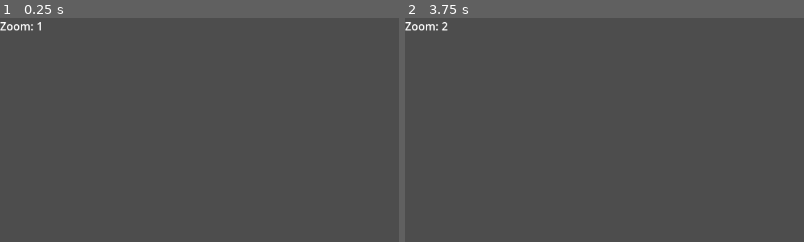
Above: before the commit, frames 1-2 (left to right).
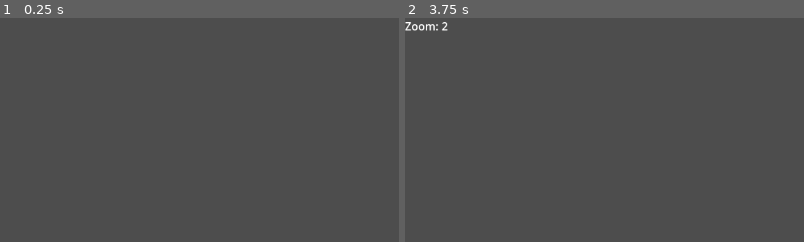
Above: after the commit, the same moments.

Repository: USER1012007/ElvisTec
Game: Godot game, scene res://main.tscn
Same seed, same stepped clock (60 frames per second), same inputs: the game is played once before the commit and once after it.
Inputs (mouse positions are % of the whole screen's width and height, from its top left):
- Up to frame 1 (0.25 s): no input
- Up to frame 2 (3.75 s): tap Enter at 0.5, 2, 3.5 s; move the mouse to (72, 45) at 0.52 s; hold Right (ui_right) 0.53-1.28 s; hold S (camera_down) 0.53-1.28 s; click (72, 45) at 0.67 s; tap Space at 1.25, 2.75 s; move the mouse to (30, 55) at 1.27 s; hold Down (ui_down) 1.28-2.03 s; tap A (camera_left) at 1.35 s; move the mouse to (60, 28) at 2.02 s; hold Right (ui_right) 2.03-2.78 s; hold D (camera_right) 2.03-2.78 s; move the mouse to (45, 70) at 2.77 s; hold Up (ui_up) 2.78-3.53 s; tap W (camera_up) at 2.85 s; click (45, 70) at 2.92 s; move the mouse to (80, 65) at 3.52 s; hold Left (ui_left) from 3.53 s (still down); tap Mouse wheel up (planetas_acercar_zoom) at 3.6 s
The pictures show only the part of the screen within x 0-50%, y 0-50%; the shares and areas given below are measured in that part.

The runs differ from the first frame. In frame 1, 0.2% of the frame differs, in the area x 0-11%, y 1-6%; in frame 2, nothing differs.

Commit message:
state_manager: replace 0 to 1

Diff:
--- a/backend/state_manager.gd
+++ b/backend/state_manager.gd
@@ -2,7 +2,7 @@
 
 signal zoom_changed(new_zoom: int)
 
-var zoom_level: int = 0
+var zoom_level: int = 1
 var tile_manager: Node = null
 
 func _ready():
